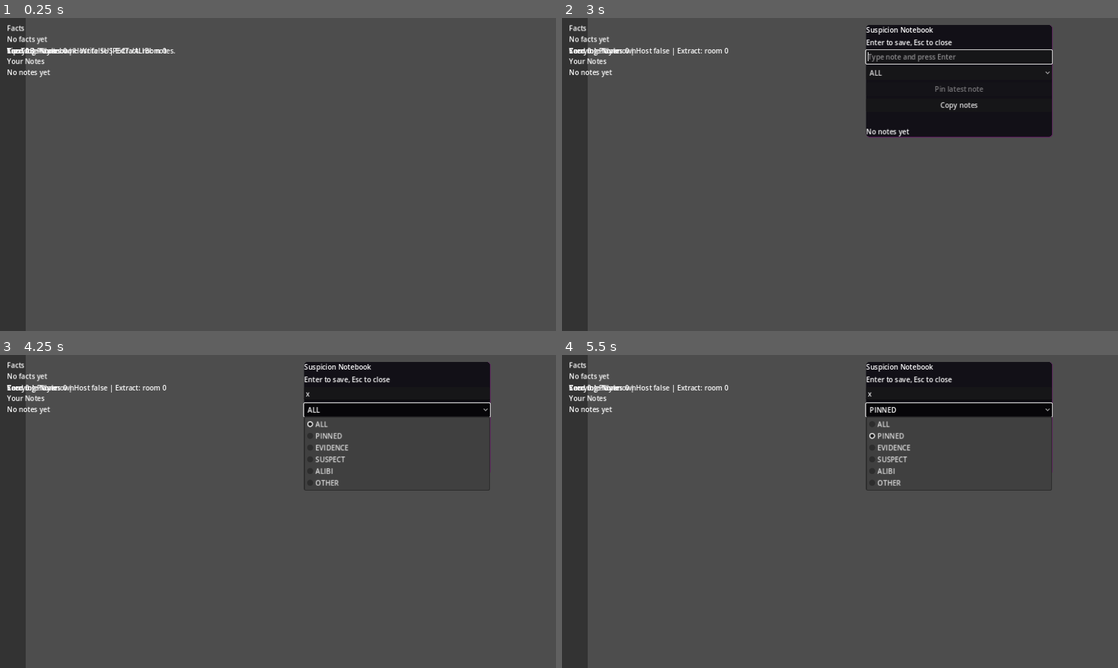
Above: before the commit, frames 1-4 (two rows, left to right).
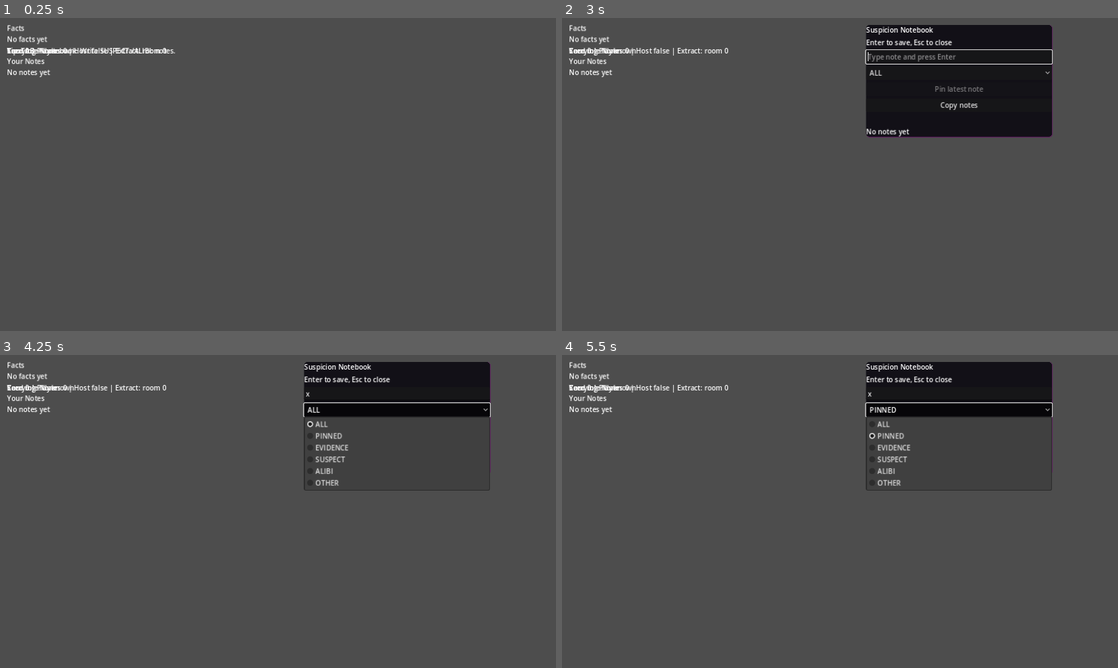
Above: after the commit, the same moments.

Repository: Jordans14/DeductionDelve
Game: Godot game, scene res://scenes/Game.tscn
The game is run twice, just before and just after one commit, with the same random seed, the same clock (stepped at 60 frames per second) and the same inputs. This scene is started directly instead of the project's main scene.
Inputs:
- Up to frame 1 (0.25 s): no input
- Up to frame 2 (3 s): tap Enter (ui_accept) at 0.5, 0.77, 1.25, 1.52, 2, 2.75 s; hold X 0.53-1.28 s; hold Right (ui_right) 0.53-2.03 s; tap X at 1.35 s; hold Left (ui_left) 2.03-2.78 s; hold X 2.03-2.78 s; tap Tab at 2.1 s; hold Right (ui_right) from 2.78 s (still down); tap N at 2.85 s
- Up to frame 3 (4.25 s): tap Enter (ui_accept) at 3.02 s; tap X at 3.05 s; release Right (ui_right) at 3.5 s; click "ALL" at 3.5 s
- Up to frame 4 (5.5 s): click "Copy notes" at 4.25 s; click "PINNED" at 5 s

The runs differ from the first frame. In frame 1, 4.4% of the frame differs, in the area x 0-5%, y 0-100%; in frame 2, 4.4%; in frame 3, 4.4%; in frame 4, 4.4%.

Commit message:
Massive cave chunk generation overhaul with cellular automata, 5x3 map depth grids, integrated wall grabbing and whip weapon visually into physics state

Diff:
--- a/godot/src/entities/player.gd
+++ b/godot/src/entities/player.gd
@@ -27,6 +27,8 @@
 var jump_buffer_timer := 0.0
 var was_jump_pressed := false
 var has_double_jumped := false
+var whip_poly: Polygon2D
+var whip_timer := 0.0
 
 var health: int = 3
 var dead: bool = false
@@ -136,6 +138,13 @@
 	dust.position = Vector2(0, 19)
 	add_child(dust)
 
+	whip_poly = Polygon2D.new()
+	whip_poly.color = Color(0.8, 0.4, 0.1)
+	whip_poly.polygon = PackedVector2Array([Vector2(0, -4), Vector2(50, -2), Vector2(50, 2), Vector2(0, 4)])
+	whip_poly.visible = false
+	whip_poly.position = Vector2(0, 4)
+	visual_root.add_child(whip_poly)
+
 func _on_hazard_entered(area: Area2D) -> void:
 	if dead: return
 	if area.is_in_group("hazards"):
@@ -193,6 +202,22 @@
 		eyes.position.x = lerpf(eyes.position.x, -4.0, 15.0 * delta)
 	else:
 		eyes.position.x = lerpf(eyes.position.x, 0.0, 15.0 * delta)
+
+	var local_uid = get_node_or_null("/root/NetworkManager").get_multiplayer().get_unique_id() if get_node_or_null("/root/NetworkManager") and get_node_or_null("/root/NetworkManager").get_multiplayer().has_multiplayer_peer() else 0
+	if Input.is_key_pressed(KEY_X) and whip_timer <= 0.0 and peer_id == local_uid and not dead:
+		whip_timer = 0.35
+
+	if whip_timer > 0.0:
+		whip_timer -= delta
+		whip_poly.visible = true
+		var dir = 1.0 if eyes.position.x >= 0 else -1.0
+		whip_poly.scale.x = dir
+		if whip_timer > 0.2:
+			whip_poly.rotation = lerp_angle(whip_poly.rotation, -PI/2 * dir, 30.0 * delta)
+		else:
+			whip_poly.rotation = lerp_angle(whip_poly.rotation, PI/8 * dir, 50.0 * delta)
+	else:
+		whip_poly.visible = false
 
 	shadow.color.a = clampf(0.4 - (abs(velocity.y) / JUMP_VELOCITY) * 0.4, 0.0, 0.4)
 
@@ -252,6 +277,12 @@
 	else:
 		velocity.x = move_toward(velocity.x, 0.0, FRICTION * delta)
 
+	var is_grabbing_wall = false
+	if is_on_wall() and velocity.y > 0 and move_axis != 0:
+		is_grabbing_wall = true
+		velocity.y = min(velocity.y, 40.0) # Wall slide
+		has_double_jumped = false
+
 	if jump_buffer_timer > 0.0:
 		if coyote_timer > 0.0:
 			velocity.y = JUMP_VELOCITY
@@ -259,8 +290,14 @@
 			coyote_timer = 0.0
 			visual_root.scale = Vector2(0.7, 1.3)
 			dust.restart()
+		elif is_grabbing_wall:
+			velocity.y = JUMP_VELOCITY * 0.9
+			velocity.x = -sign(move_axis) * 350.0
+			jump_buffer_timer = 0.0
+			visual_root.scale = Vector2(1.2, 0.8)
+			dust.restart()
 		elif not has_double_jumped and not is_on_floor():
-			velocity.y = JUMP_VELOCITY * 0.9
+			velocity.y = JUMP_VELOCITY * 1.15
 			jump_buffer_timer = 0.0
 			has_double_jumped = true
 			visual_root.scale = Vector2(0.5, 1.5)
@@ -270,7 +307,8 @@
 		velocity.y *= 0.5
 
 	var was_on_floor = is_on_floor()
-	velocity.y += GRAVITY * delta
+	if not is_grabbing_wall:
+		velocity.y += GRAVITY * delta
 	move_and_slide()
 
 	if not was_on_floor and is_on_floor():
--- a/godot/src/gen/room_builder.gd
+++ b/godot/src/gen/room_builder.gd
@@ -1,7 +1,8 @@
 extends Node2D
 
 const ROOM_WIDTH := 520.0
-const ROOM_HEIGHT := 800.0
+const ROOM_HEIGHT := 600.0
+const T_SIZE := 40.0
 
 var indicator_by_slot: Dictionary = {}
 var indicator_time_left_by_slot: Dictionary = {}
@@ -18,65 +19,91 @@
 
 	for room in room_chain:
 		var slot := int(room.get("slot", 0))
+		var grid_x := slot % 5
+		var grid_y := slot / 5
+
 		var room_node := Node2D.new()
-		room_node.position = Vector2(float(slot) * ROOM_WIDTH, 0.0)
+		room_node.position = Vector2(float(grid_x) * ROOM_WIDTH, float(grid_y) * ROOM_HEIGHT)
 		add_child(room_node)
 
 		var base_color = _color_for_type(str(room.get("type", "traversal")))
 
-		# Background Panel
 		var bg := Polygon2D.new()
 		bg.color = base_color.darkened(0.5)
 		bg.polygon = PackedVector2Array([
-			Vector2(0, -ROOM_HEIGHT), Vector2(ROOM_WIDTH, -ROOM_HEIGHT),
-			Vector2(ROOM_WIDTH, 0), Vector2(0, 0)
+			Vector2(0, 0), Vector2(ROOM_WIDTH, 0),
+			Vector2(ROOM_WIDTH, ROOM_HEIGHT), Vector2(0, ROOM_HEIGHT)
 		])
 		room_node.add_child(bg)
 
-		# Add solid floor
-		_add_solid_box(room_node, base_color, 0, -16, ROOM_WIDTH, 16)
+		var p_seed: int = slot * 7919 + 12345
+		var cells_w := int(ROOM_WIDTH / T_SIZE)
+		var cells_h := int(ROOM_HEIGHT / T_SIZE)
 
-		# Procedural Cave Generation
-		var p_seed: int = slot * 7919 + 12345
+		var grid := []
+		for x in range(cells_w):
+			var col := []
+			for y in range(cells_h):
+				var is_wall = (p_seed + x * 13 + y * 71) % 100 < 48
+				if grid_x == 0 and x == 0: is_wall = true
+				if grid_x == 4 and x == cells_w - 1: is_wall = true
+				if grid_y == 0 and y == 0: is_wall = true
+				if grid_y == 2 and y == cells_h - 1: is_wall = true
+				col.append(is_wall)
+			grid.append(col)
 
-		# Generate jagged cave walls scaling all the way down
-		for i in range(12):
-			var wy = -int(ROOM_HEIGHT) + i * 80.0
-			var wxl = 20.0 + float((p_seed + i * 3) % 60)
-			_add_solid_box(room_node, base_color.darkened(0.3), 0, wy, wxl, 85)
+		for iter in range(4):
+			var next_grid := []
+			for x in range(cells_w):
+				var next_col := []
+				for y in range(cells_h):
+					var neighbors = 0
+					for dx in [-1, 0, 1]:
+						for dy in [-1, 0, 1]:
+							if dx == 0 and dy == 0: continue
+							var nx = x + dx
+							var ny = y + dy
+							if nx < 0 or ny < 0 or nx >= cells_w or ny >= cells_h:
+								neighbors += 1
+							elif grid[nx][ny]:
+								neighbors += 1
 
-			var wxr = float(ROOM_WIDTH) - 20.0 - float((p_seed + i * 7) % 60)
-			var w_w = float(ROOM_WIDTH) - wxr
-			_add_solid_box(room_node, base_color.darkened(0.3), wxr, wy, w_w, 85)
+					var wall = grid[x][y]
+					if neighbors > 4: wall = true
+					elif neighbors < 4: wall = false
 
-		# Generate floors with drop-through gaps every 150px
-		for y_level in range(int(-ROOM_HEIGHT + 150), -50, 150):
-			var gap_start = 80.0 + float((p_seed + y_level * 11) % int(ROOM_WIDTH - 260.0))
-			var gap_width = 80.0 + float((p_seed + y_level * 17) % 100)
+					if x > 4 and x < 8:
+						if y < 3 or y > cells_h - 4:
+							wall = false
 
-			if (p_seed + y_level) % 10 > 2: # 80% chance for a floor layer
-				_add_solid_box(room_node, base_color.lightened(0.1), 0, float(y_level), gap_start, 24)
-				_add_solid_box(room_node, base_color.lightened(0.1), gap_start + gap_width, float(y_level), float(ROOM_WIDTH) - (gap_start + gap_width), 24)
+					if grid_y == 2 and y == cells_h - 1: wall = true
+					if grid_x == 0 and x == 0: wall = true
+					if grid_x == 4 and x == cells_w - 1: wall = true
+					next_col.append(wall)
+				next_grid.append(next_col)
+			grid = next_grid
 
-				# Occasional floating isolated block
-				if (p_seed + y_level) % 10 > 7:
-					var isolated_x = gap_start + gap_width / 2.0 - 20.0
-					_add_solid_box(room_node, base_color.lightened(0.2), isolated_x, float(y_level) - 50.0, 40, 20)
+		for x in range(cells_w):
+			for y in range(cells_h):
+				if grid[x][y]:
+					_add_solid_box(room_node, base_color.darkened(0.2), x * T_SIZE, y * T_SIZE, T_SIZE, T_SIZE)
 
-		# Lethal Hazards (Spikes)
 		if str(room.get("hazard", "")) == "spikes":
 			var gap_spikes_x = 80.0 + float((p_seed * 31) % int(ROOM_WIDTH - 200.0))
-			_add_spikes(room_node, gap_spikes_x, -24, 120)
+			if grid_y < 2:
+				_add_spikes(room_node, gap_spikes_x, ROOM_HEIGHT - 32.0, 120.0)
+			else:
+				_add_spikes(room_node, gap_spikes_x, ROOM_HEIGHT - T_SIZE - 8.0, 120.0)
 
 		var label := Label.new()
-		label.position = Vector2(14, -ROOM_HEIGHT + 24)
-		label.text = "%d:%s [%s]" % [slot, str(room.get("id", "?")), str(room.get("hazard", "none"))]
+		label.position = Vector2(14, 14)
+		label.text = "%d:%s [%s] (%d,%d)" % [slot, str(room.get("id", "?")), str(room.get("hazard", "none")), grid_x, grid_y]
 		label.add_theme_color_override("font_color", Color(0.85, 0.85, 0.85, 0.8))
 		label.add_theme_font_size_override("font_size", 16)
 		room_node.add_child(label)
 
 		var indicator := Label.new()
-		indicator.position = Vector2(ROOM_WIDTH - 48.0, -ROOM_HEIGHT + 28.0)
+		indicator.position = Vector2(ROOM_WIDTH - 48.0, 28.0)
 		indicator.text = "!"
 		indicator.visible = false
 		indicator.modulate = Color(1.0, 0.18, 0.20, 1.0)
@@ -84,10 +111,6 @@
 		room_node.add_child(indicator)
 		indicator_by_slot[slot] = indicator
 		indicator_time_left_by_slot[slot] = 0.0
-
-	# Add Map Boundaries
-	_add_solid_box(self, Color(0.2, 0.2, 0.2), -40, -1500, 40, 2000)
-	_add_solid_box(self, Color(0.2, 0.2, 0.2), float(room_chain.size()) * ROOM_WIDTH, -1500, 40, 2000)
 
 func _add_solid_box(parent: Node2D, color: Color, x: float, y: float, w: float, h: float) -> void:
 	var body = StaticBody2D.new()
@@ -98,13 +121,6 @@
 		Vector2(0, 0), Vector2(w, 0), Vector2(w, h), Vector2(0, h)
 	])
 	body.add_child(poly)
-
-	var highlight = Line2D.new()
-	highlight.add_point(Vector2(0, 0))
-	highlight.add_point(Vector2(w, 0))
-	highlight.width = 4.0
-	highlight.default_color = color.lightened(0.3)
-	body.add_child(highlight)
 
 	var col = CollisionPolygon2D.new()
 	col.polygon = poly.polygon
--- a/godot/src/run/evidence_service.gd
+++ b/godot/src/run/evidence_service.gd
@@ -72,7 +72,7 @@
 		"signature": real_signature(seed_value, artifact_id, room_slot, spawn_index),
 		"is_forged": false,
 		"owner_peer_id": 0,
-		"world_pos": Vector2(86 + 520 * room_slot + 44 * spawn_index, -100.0 * float((spawn_index % 7) + 1))
+		"world_pos": Vector2(86.0 + float(room_slot % 5) * 520.0 + 44.0 * spawn_index, 300.0 + float(room_slot / 5) * 600.0 + 100.0 * float((spawn_index % 3) - 1))
 	}
 
 func _spawn_count_for_room(room: Dictionary) -> int:
--- a/godot/src/run/game_controller.gd
+++ b/godot/src/run/game_controller.gd
@@ -279,8 +279,10 @@
 		var actor = player_scene.instantiate()
 		actor.name = "Player_%d" % peer_id
 		player_root.add_child(actor)
-		var spawn_slot = i % max(1, RunState.room_chain.size())
-		actor.global_position = Vector2(140.0 + float(spawn_slot * ROOM_WIDTH), -700.0)
+		var spawn_slot = int(i % max(1, RunState.room_chain.size()))
+		var gx = spawn_slot % 5
+		var gy = spawn_slot / 5
+		actor.global_position = Vector2(140.0 + float(gx) * ROOM_WIDTH, 100.0 + float(gy) * 600.0)
 		if actor.has_method("configure_for_peer"):
 			actor.configure_for_peer(peer_id)
 		players[peer_id] = actor
